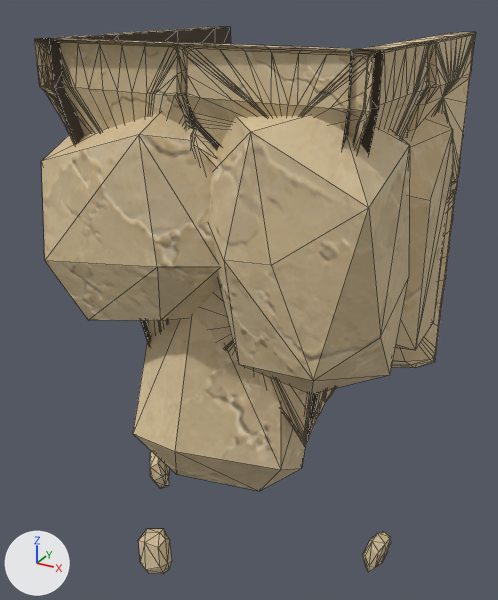
The glTF model assets/custom/models/ground_modules/ground_bottom_end_09.glb, before and after one commit.
Camera for both pictures: a camera (50 mm lens) standing at (1.53, -1.53, 1.02) and looking at (0.43, 0.47, 0.02). Arrows for +X, +Y and +Z are at lower left; the lights stay in place. The picture after the commit comes second. Mesh edges are drawn as thin lines. Vertices at exactly the same position are counted once.

The scene before the commit, as lines of its bpy script (objects in view):
```python
me_groundbottomend09_bodymesh = bpy.data.meshes.new('GroundBottomEnd09_BodyMesh')
me_groundbottomend09_bodymesh.from_pydata(...)  # 1312 vertices, 2485 faces; spans x -0.04..1.04, y -0.04..1.0, z -0.96..0.91
me_groundbottomend09_bodymesh.materials.append(mat_sandstone_plate_1_008)
me_groundbottomend09_bodymesh.materials.append(mat_sandstone_plate_2_008)
me_groundbottomend09_bodymesh.materials.append(mat_sandstone_plate_3_008)
me_groundbottomend09_bodymesh.materials.append(mat_sandstone_plate_4_008)
me_groundbottomend09_bodymesh.materials.append(mat_sandstone_plate_5_008)
me_groundbottomend09_bodymesh.materials.append(mat_sandstone_plate_6_008)
me_groundbottomend09_bodymesh.materials.append(mat_sandstone_plate_10_008)
me_groundbottomend09_bodymesh.materials.append(mat_sandstone_plate_11_008)
me_groundbottomend09_bodymesh.materials.append(mat_sandstone_plate_12_008)
me_groundbottomend09_bodymesh.materials.append(mat_sandstone_plate_13_008)
me_groundbottomend09_bodymesh.materials.append(mat_groundmodulerecess)  # brown #453c32
ob_groundbottomend09_body = bpy.data.objects.new('GroundBottomEnd09_Body', me_groundbottomend09_bodymesh)
ob_groundbottomend09_body.location = (0.0, 0.0, 0.0)
```
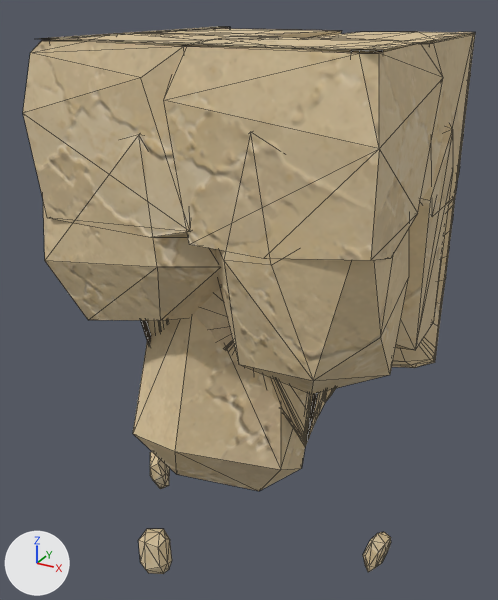
What differs and where, as boxes [x1, y1, x2, y2] in the pictures (498 x 600 px):
'GroundBottomEnd09_Body', reshaped: before [34, 27, 476, 574]; after [23, 27, 475, 574]
part 1 of me_groundbottomend09_bodymesh, added (beige): after [164, 37, 443, 260]
part 2 of me_groundbottomend09_bodymesh, added (beige): after [161, 29, 342, 38]
part 3 of me_groundbottomend09_bodymesh, built on: before [34, 32, 476, 143]; after [23, 32, 475, 237]
part 4 of me_groundbottomend09_bodymesh, recoloured: before [91, 41, 109, 42]; after [56, 36, 104, 41]

The change, as a list of edits to the scene's bpy script:
```text
Change me_groundbottomend09_bodymesh:
    used by ob_groundbottomend09_body; location = (0.0, 0.0, 0.0)
    remove me_groundbottomend09_bodymesh.from_pydata(...)  # 1312 vertices, 2485 faces; spans x -0.04..1.04, y -0.04..1.0, z -0.96..0.91
    add me_groundbottomend09_bodymesh.from_pydata(...)  # 1189 vertices, 2109 faces; spans x -0.04..1.04, y -0.04..1.0, z -0.96..0.91
    me_groundbottomend09_bodymesh part 1: a new loose piece of 26 vertices spanning x 0.38..1.04, y -0.04..0.57, z 0.4..0.91, in mat_sandstone_plate_13_008
    me_groundbottomend09_bodymesh part 2: a new loose piece of 26 vertices spanning x -0.04..0.54, y 0.29..1.0, z 0.4..0.91, in mat_sandstone_plate_13_008
    me_groundbottomend09_bodymesh part 3: 18 vertices moved within x -0.01..1.0, y 0.0..0.99, z 0.78..0.91; 218 vertices removed from x -0.01..1.0, y 0.0..1.0, z 0.78..0.91; 43 vertices added at x -0.04..1.04, y -0.04..1.0, z 0.4..0.91
    me_groundbottomend09_bodymesh part 4: 1 face spanning x 0.0..0.19, y 0.0..0.35, z 0.9..0.91 switches from mat_sandstone_plate_1_008 to mat_sandstone_plate_13_008
```
